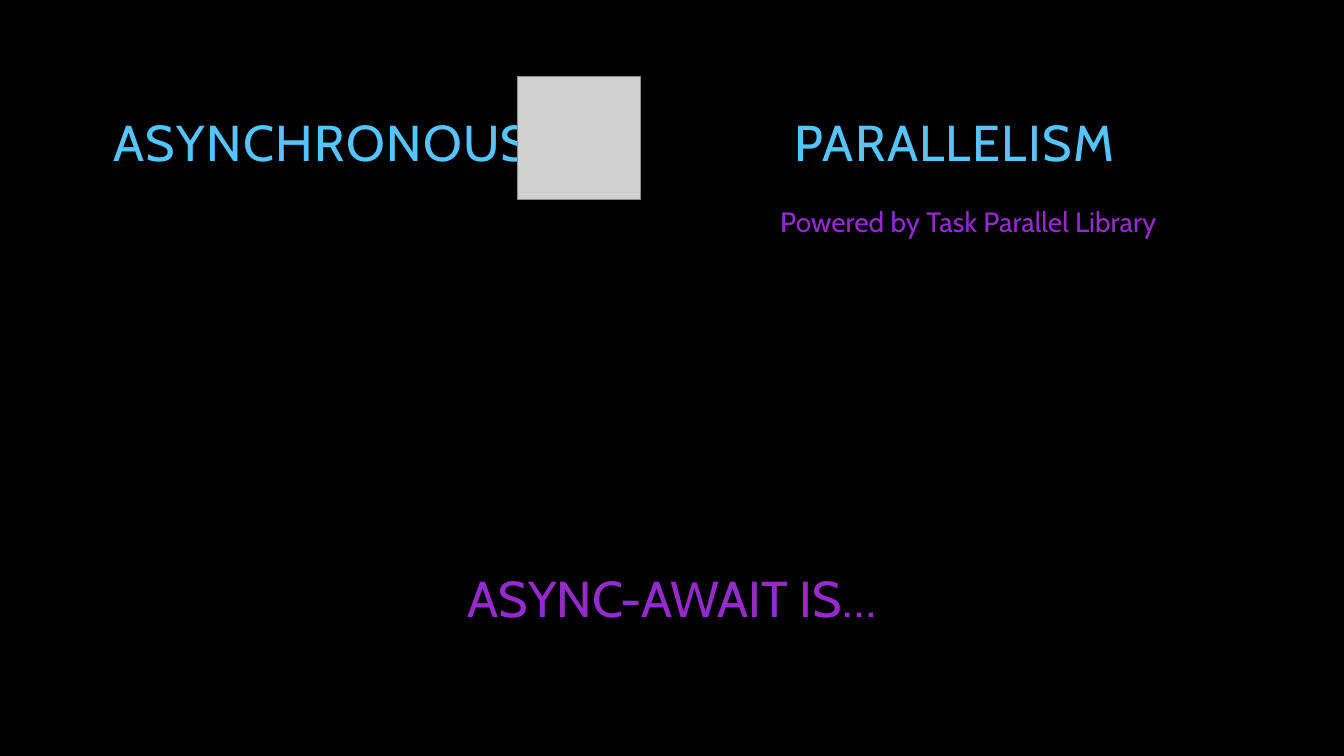
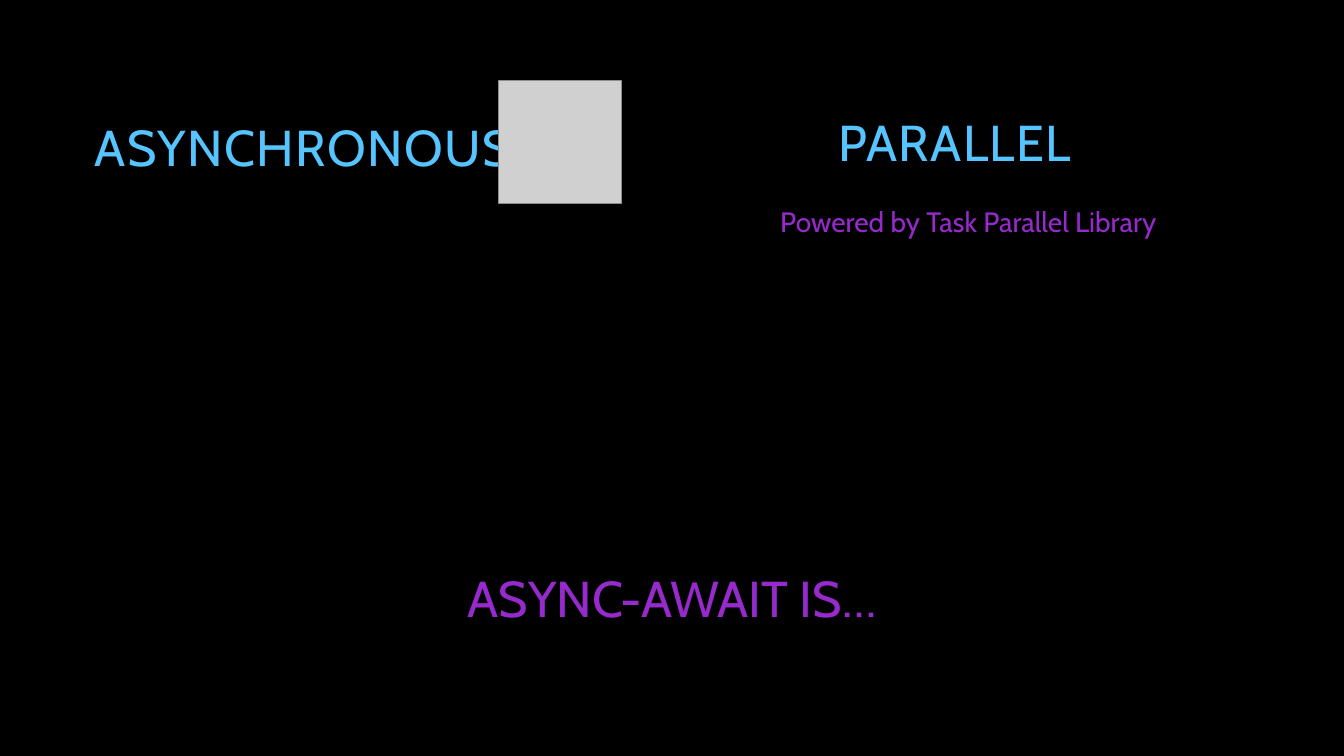
Before and after one commit to tpierrain/talk-AsyncAwait, a slide deck: slide 41 of AsyncAwait...ohWait.pptx (slide 39 before the commit). Drawn at 1344x756 pixels with LibreOffice and Linux fonts; fonts in the diff are those of the drawing; grey boxes stand for pictures; background and template pictures are left out. Boxes give left, top, right and bottom in pixels: in the first picture for what was removed or moved away, otherwise in the second. Text is boxed around its words. In the diff, an @@ line names an element or a change of style, - is before the commit and + after.

```diff
--- a/AsyncAwait...ohWait.pptx
+++ b/AsyncAwait...ohWait.pptx
@@ picture: place and size @@
-picture at box(517, 77, 640, 200)
+picture at box(499, 81, 622, 204)
@@ text "ASYNCHRONOUS": place and size @@
-text "ASYNCHRONOUS" at box(113, 119, 530, 172)
+text "ASYNCHRONOUS" at box(95, 124, 512, 177)
@@ text at box(838, 125, 1070, 161): text changed @@
-PARALLELISM
+PARALLEL
```
Also in this commit, not shown: 6 other slides changed, 11 slides added, 2 slides removed.
